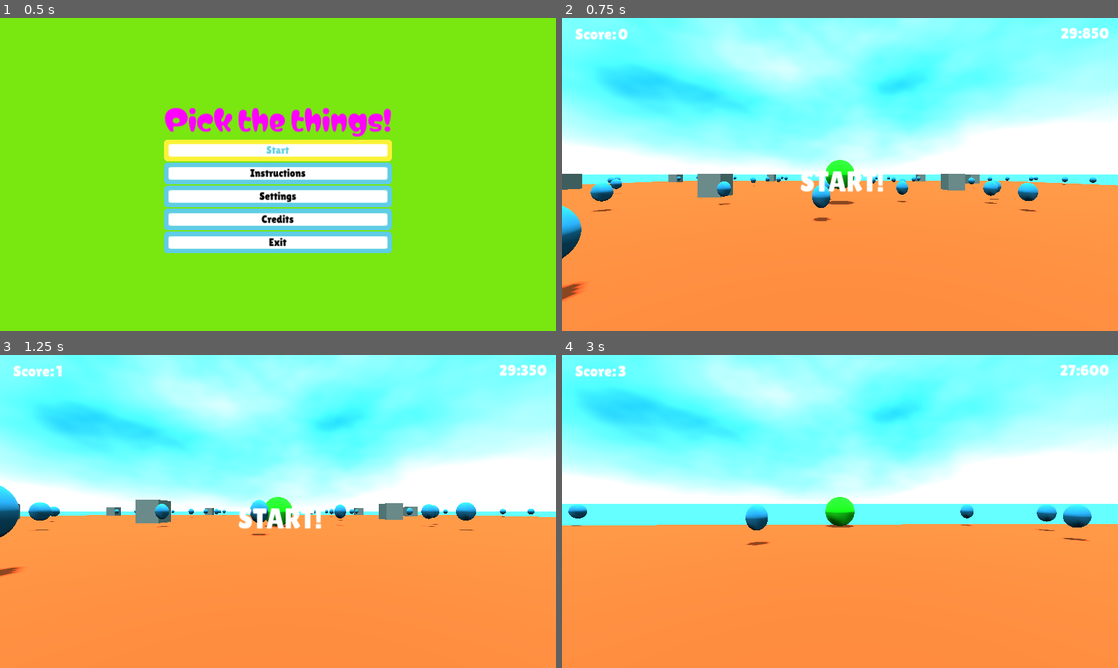
Above: before the commit, frames 1-4 (two rows, left to right).
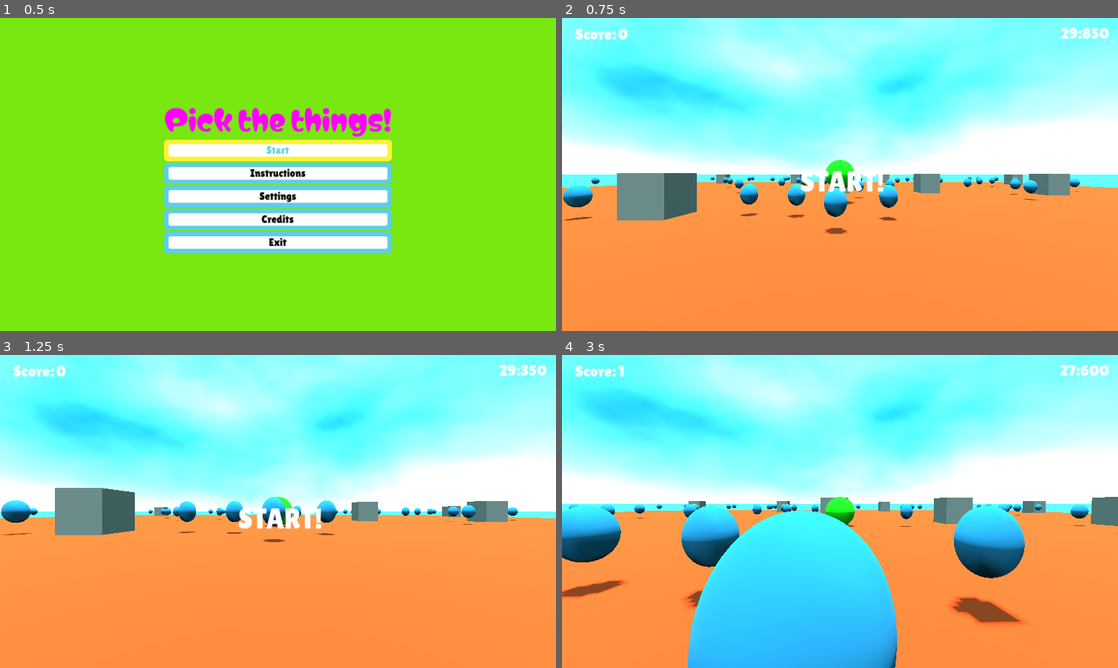
Above: after the commit, the same moments.

Repository: tfcb93/pick-up-the-things
Game: Godot game, scene res://Scenes/Start_screen.tscn
The game is run twice, just before and just after one commit, with the same random seed, the same clock (stepped at 60 frames per second) and the same inputs.
Inputs (mouse positions are in pixels of both pictures, inside the frame that each line leads up to):
- Up to frame 1 (0.5 s): no input
- Up to frame 2 (0.75 s): click "Start" at 0.5 s
- Up to frame 3 (1.25 s): no input
- Up to frame 4 (3 s): tap Enter at 1.25 s; move the mouse to (867, 511) at 1.27 s; hold Up (move_forward) from 1.28 s (still down); move the mouse to (812, 511) at 2.02 s; move the mouse to (851, 505) at 2.77 s

Frame 1 is identical in both runs. In frame 2, 7.1% of the frame differs, in the area x 0-100%, y 49-91%; in frame 3, 5.8%; in frame 4, 26%, in the area x 0-100%, y 3-100%.

Commit message:
Changes the location of obstacles and collectables to its respective scenes

Diff:
--- a/Scenes/Ground.tscn
+++ b/Scenes/Ground.tscn
@@ -1,6 +1,8 @@
-[gd_scene load_steps=11 format=3 uid="uid://cpl702jbfq1so"]
+[gd_scene load_steps=13 format=3 uid="uid://cpl702jbfq1so"]
 
 [ext_resource type="Script" path="res://Scripts/Ground.gd" id="1_ljq8b"]
+[ext_resource type="PackedScene" uid="uid://dxeofgv7qsibv" path="res://Scenes/Obstacles_list.tscn" id="2_nrdws"]
+[ext_resource type="PackedScene" uid="uid://bxoketgr3vbah" path="res://Scenes/Collectables_list.tscn" id="3_ohmgy"]
 
 [sub_resource type="BoxShape3D" id="BoxShape3D_kejco"]
 size = Vector3(60, 2, 60)
@@ -63,6 +65,6 @@
 transform = Transform3D(125.276, 0, 0, 0, 1, 0, 0, 0, 121.484, 0, -0.617599, 0)
 mesh = SubResource("BoxMesh_a05e3")
 
-[node name="obstacles" type="Node" parent="."]
+[node name="obstacles_list" parent="." instance=ExtResource("2_nrdws")]
 
-[node name="collectables" type="Node" parent="."]
+[node name="collectables_list" parent="." instance=ExtResource("3_ohmgy")]
--- a/Scripts/Collectables_list.gd
+++ b/Scripts/Collectables_list.gd
@@ -1,28 +1,32 @@
 extends Node
 
-@export var area := Vector2(10, 10);
-@export var total_collectables: int = WorldGlobals.totalCollectables:
-	set(value):
-		total_collectables = value;
-		WorldGlobals.totalCollectables = value;
-	get:
-		return total_collectables
-@export var playerSize: Vector3 = Vector3(1, 0, 1);
+@onready var collectable_instance = preload("res://Scenes/Collectable.tscn");
 
-@onready var piece = preload("res://Scenes/Collectable.tscn");
+func add_to_collectables_list(area_x_0: float, area_x_1: float, area_z_0: float, area_z_1: float, sub_area_obstacle_pos: Vector3, total_area_collectables: int) -> void:
+	var remaning_collectables_in_area := total_area_collectables if (total_area_collectables > 0) else 0;
+	var new_collectable_pos: Array[Vector3] = [];
+	var do_it_again := false;
+	while(remaning_collectables_in_area > 0):
+		var col_x := randf_range(area_x_0, area_x_1);
+		var col_z := randf_range(area_z_0, area_z_1);
+		var collectable_pos := Vector3(col_x, 0, col_z);
+		if (collectable_pos.distance_squared_to(sub_area_obstacle_pos) < 1.2):
+			continue;
+		# I'm not a fan of this, but this is the way I thought on verifying the distance over each already generated collectable position.
+		for used_pos in new_collectable_pos:
+			if(collectable_pos.distance_squared_to(used_pos) < 1.0):
+				do_it_again = true;
+				break;
+		if do_it_again:
+			do_it_again = false;
+			continue;
+		var new_collectable := collectable_instance.instantiate();
+		add_child(new_collectable);
+		new_collectable.position = collectable_pos;
+		new_collectable_pos.push_back(collectable_pos);
 
-func _ready():
-	for collectable_number in total_collectables:
-		var new_collectable = piece.instantiate();
-		var add_time = randi() % 2;
-		while true:
-			new_collectable.position = Vector3(
-				randf_range(-area.x/2, area.x/2),
-				0,
-				randf_range(-area.y/2, area.y/2)
-			);
-			if (new_collectable.position.x >= playerSize.x or new_collectable.position.x <= playerSize.x * -1) and (new_collectable.position.z >= playerSize.z or new_collectable.position.z <= playerSize.z * -1):
-				break;
-		add_child(new_collectable);
-		if add_time != 0:
-			new_collectable.change_add_time(add_time);
+		remaning_collectables_in_area -= 1;
+
+func reset() -> void:
+	for child in get_children():
+		child.queue_free();
--- a/Scripts/Ground.gd
+++ b/Scripts/Ground.gd
@@ -1,15 +1,11 @@
 extends StaticBody3D;
 
-var collectableListScene := preload("res://Scenes/Collectables_list.tscn");
-var obstacle_list_instance := preload("res://Scenes/Obstacles_list.tscn");
-var obstacle_instance := preload("res://Scenes/Obstacle.tscn");
 var collectable_instance := preload("res://Scenes/Collectable.tscn");
 
 @onready var floorMesh := $MeshInstance3D;
 @onready var floorCollision := $CollisionShape3D;
-@onready var collectableList: Node;
-@onready var obstacles_list := $obstacles;
-@onready var collectables_list := $collectables;
+@onready var obstacles_list := $obstacles_list;
+@onready var collectables_list := $collectables_list;
 # var obstacle_list: Node;
 
 @onready var front_collision: CollisionShape3D = $bounderies/front/front_collision;
@@ -18,98 +14,53 @@
 @onready var right_collision: CollisionShape3D = $bounderies/right/right_collision;
 
 
-@export var floorSize := Vector3(50, 1, 50); # TODO: Change this to be a value per side of division
-var area_size_shift := -25; # TODO try to fix this later. Using -25 since center is in 0,0 and using a 50x50 plane
-@export var isRandomSize := false;
-@export_range(1, 10, 1) var area_division := 4; # per side
+var total_ground_area := Vector3(0, 0, 0); # Initial area;
+var area_size_shift := 0.0; # How much to shift from (0, 1, 0). Value should always be negative;
+@export_range(1, 10, 1) var side_area_division := 4; ## Divides area for obstacles. Each subdivision will have 1 obstacle. The value is applicable to the side, e.g. 4 will be 4 columns and 4 rows, total of 16 sub areas
+@export_range(5, 20, 5) var area_ratio := 10; ## Area ratio is how much size the area will have for each subarea, e.g.: 10 means 10 * side_area_division = total_ground_area;
 
 func _ready() -> void:
 	Events._restart_game.connect(_on_restart_game);
-	if isRandomSize:
-		floorSize = Vector3(
-			randi_range(10, 100),
-			1,
-			randi_range(10, 100)
-		);
-	floorMesh.mesh.size = floorSize;
-	floorCollision.shape.size = floorSize;
+
+	# make area proportional to the number of obstacles using a ratio
+	total_ground_area = Vector3(side_area_division * area_ratio, 1, side_area_division * area_ratio);
+	if (total_ground_area == Vector3.ZERO):
+		print("Something went wrong when calculating the floor area");
+		get_tree().quit(1);
+	area_size_shift = ((side_area_division * area_ratio) / 2) * -1;
+	floorMesh.mesh.size = total_ground_area;
+	floorCollision.shape.size = total_ground_area;
 	create_bounderies();
-	generate_per_area();
-	# create_obstacles();
-	# create_collectable_field(Vector2(floorSize.x, floorSize.z));
+	generate_per_sub_area();
 
-# func create_obstacles() -> void:
-# 	obstacle_list = obstacle_list_instance.instantiate();
-# 	obstacle_list.area = floorSize;
-# 	add_child(obstacle_list);
+func generate_per_sub_area() -> void:
+	var divided_size := total_ground_area.x / side_area_division;
+	var remaining_collectables := WorldGlobals.totalCollectables;
+	var max_collectable_per_area := WorldGlobals.totalCollectables / side_area_division ** 2;
+	for x in side_area_division:
+		for z in side_area_division:
 
-# func create_collectable_field(areaSize := Vector2(10, 10)) -> void:
-# 	collectableList = collectableListScene.instantiate();
-# 	collectableList.area = areaSize;
-# 	add_child(collectableList);
-
-func generate_per_area() -> void:
-	var divided_size := floorSize.x / area_division;
-	var remaining_collectables := WorldGlobals.totalCollectables;
-	var max_collectable_per_area := WorldGlobals.totalCollectables / area_division ** 2;
-	for x in area_division:
-		for z in area_division:
-
-			var sub_area_obstacle_pos := create_sub_area_obstacle((x * divided_size) + area_size_shift, ((x + 1) * divided_size) + area_size_shift, (z * divided_size) + area_size_shift, ((z + 1) * divided_size) + area_size_shift);
+			var sub_area_obstacle_pos:Vector3 = obstacles_list.add_to_obstacle_list((x * divided_size) + area_size_shift, ((x + 1) * divided_size) + area_size_shift, (z * divided_size) + area_size_shift, ((z + 1) * divided_size) + area_size_shift);
 			var collectables_for_this_sub_area := max_collectable_per_area if (remaining_collectables - max_collectable_per_area > max_collectable_per_area) else remaining_collectables;
-			create_sub_area_collectables((x * divided_size) + area_size_shift, ((x + 1) * divided_size) + area_size_shift, (z * divided_size) + area_size_shift, ((z + 1) * divided_size) + area_size_shift, sub_area_obstacle_pos, collectables_for_this_sub_area);
+			collectables_list.add_to_collectables_list((x * divided_size) + area_size_shift, ((x + 1) * divided_size) + area_size_shift, (z * divided_size) + area_size_shift, ((z + 1) * divided_size) + area_size_shift, sub_area_obstacle_pos, collectables_for_this_sub_area);
 			remaining_collectables -= collectables_for_this_sub_area;
-
-func create_sub_area_obstacle(area_x_0: float, area_x_1: float, area_z_0: float, area_z_1: float) -> Vector3:
-	var sub_x := randf_range(area_x_0, area_x_1);
-	var sub_z := randf_range(area_z_0, area_z_1);
-
-	var obstacle_pos := Vector3(sub_x, 0, sub_z);
-	var new_obstacle := obstacle_instance.instantiate();
-	obstacles_list.add_child(new_obstacle);
-	new_obstacle.position = obstacle_pos;
-	return obstacle_pos;
-
-func create_sub_area_collectables(area_x_0: float, area_x_1: float, area_z_0: float, area_z_1: float, sub_area_obstacle_pos: Vector3, total_area_collectables: int) -> void:
-	var remaning_collectables_in_area := total_area_collectables if (total_area_collectables > 0) else 0;
-	var new_collectable_pos: Array[Vector3] = [];
-	var do_it_again := false;
-	while(remaning_collectables_in_area > 0):
-		var col_x := randf_range(area_x_0, area_x_1);
-		var col_z := randf_range(area_z_0, area_z_1);
-		var collectable_pos := Vector3(col_x, 0, col_z);
-		if (collectable_pos.distance_squared_to(sub_area_obstacle_pos) < 1.2):
-			continue;
-		# I'm not a fan of this, but this is the way I thought on verifying the distance over each already generated collectable position.
-		for used_pos in new_collectable_pos:
-			if(collectable_pos.distance_squared_to(used_pos) < 1.0):
-				do_it_again = true;
-				break;
-		if do_it_again:
-			do_it_again = false;
-			continue;
-		var new_collectable := collectable_instance.instantiate();
-		collectables_list.add_child(new_collectable);
-		new_collectable.position = collectable_pos;
-		new_collectable_pos.push_back(collectable_pos);
-
-		remaning_collectables_in_area -= 1;
 
 
 func create_bounderies() -> void:
 	# bounderies position
-	front_collision.position = Vector3(floorSize.x / 2, 0, 0);
-	back_collision.position = Vector3(-floorSize.x / 2, 0, 0);
-	left_collision.position = Vector3(0, 0, floorSize.z / 2);
-	right_collision.position = Vector3(0, 0, -floorSize.z / 2);
+	front_collision.position = Vector3(total_ground_area.x / 2, 0, 0);
+	back_collision.position = Vector3(-total_ground_area.x / 2, 0, 0);
+	left_collision.position = Vector3(0, 0, total_ground_area.z / 2);
+	right_collision.position = Vector3(0, 0, -total_ground_area.z / 2);
 
 	# bounderies size
-	front_collision.shape.size = Vector3(0, 10, floorSize.z);
-	back_collision.shape.size = Vector3(0, 10, floorSize.z);
-	left_collision.shape.size = Vector3(floorSize.x, 10, 0);
-	right_collision.shape.size = Vector3(floorSize.x, 10, 0);
+	front_collision.shape.size = Vector3(0, 10, total_ground_area.z);
+	back_collision.shape.size = Vector3(0, 10, total_ground_area.z);
+	left_collision.shape.size = Vector3(total_ground_area.x, 10, 0);
+	right_collision.shape.size = Vector3(total_ground_area.x, 10, 0);
 
 
 func _on_restart_game() -> void:
-	collectableList.queue_free();
-	# create_collectable_field(Vector2(floorSize.x, floorSize.z));
+	collectables_list.reset();
+	obstacles_list.reset();
+	generate_per_sub_area();
--- a/Scripts/Obstacles_list.gd
+++ b/Scripts/Obstacles_list.gd
@@ -1,21 +1,17 @@
 extends Node;
 
-@export var area := Vector3(10, 0, 10);
+var obstacle_instance := preload("res://Scenes/Obstacle.tscn");
 
-var obstacle_instance := preload("res://Scenes/Obstacle.tscn");
-var playerSize: Vector3 = Vector3(1, 0 ,1);
-func _ready() -> void:
-	for obstacle in WorldGlobals.totalObstacles:
-		var new_obstacle := obstacle_instance.instantiate();
-		while true:
-			new_obstacle.position = Vector3(
-				randf_range(-area.x/2, area.x/2),
-				0,
-				randf_range(-area.z/2, area.z/2)
-			);
+func add_to_obstacle_list(area_x_0: float, area_x_1: float, area_z_0: float, area_z_1: float) -> Vector3:
+	var sub_x := randf_range(area_x_0, area_x_1);
+	var sub_z := randf_range(area_z_0, area_z_1);
 
-			if (new_obstacle.position.x >= playerSize.x or new_obstacle.position.x <= playerSize.x * -1) and (new_obstacle.position.z >= playerSize.z or new_obstacle.position.z <= playerSize.z * -1):
-				break;
-		# check if the position is not near from other obstacles in a degree
-		# repeat until all obstacles are included
-		add_child(new_obstacle);
+	var obstacle_pos := Vector3(sub_x, 0, sub_z);
+	var new_obstacle := obstacle_instance.instantiate();
+	add_child(new_obstacle);
+	new_obstacle.position = obstacle_pos;
+	return obstacle_pos;
+
+func reset() -> void:
+	for child in get_children():
+		child.queue_free();
--- a/Scripts/WorldGlobals.gd
+++ b/Scripts/WorldGlobals.gd
@@ -5,7 +5,6 @@
 
 var totalCollectables := game_initial_total_collectable;
 var totalCollected := 0;
-var totalObstacles := 50;
 var timeIsOut := false;
 var gameTime := game_initial_time;
 var gameIsStop := false;
